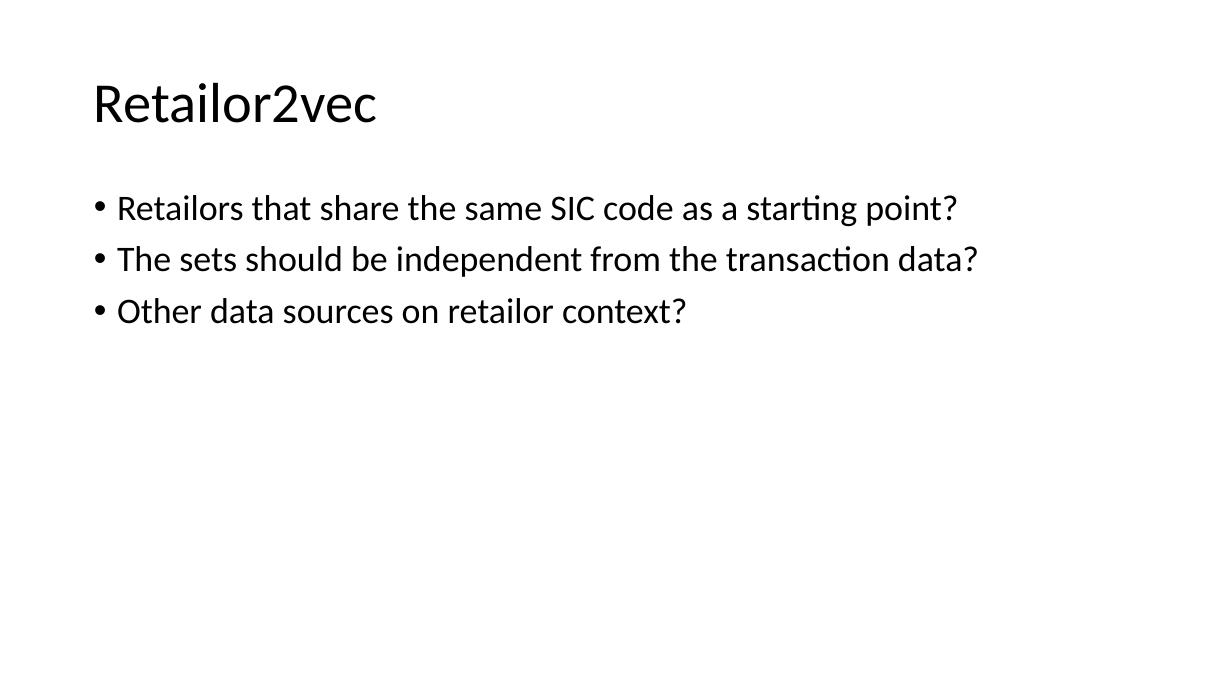
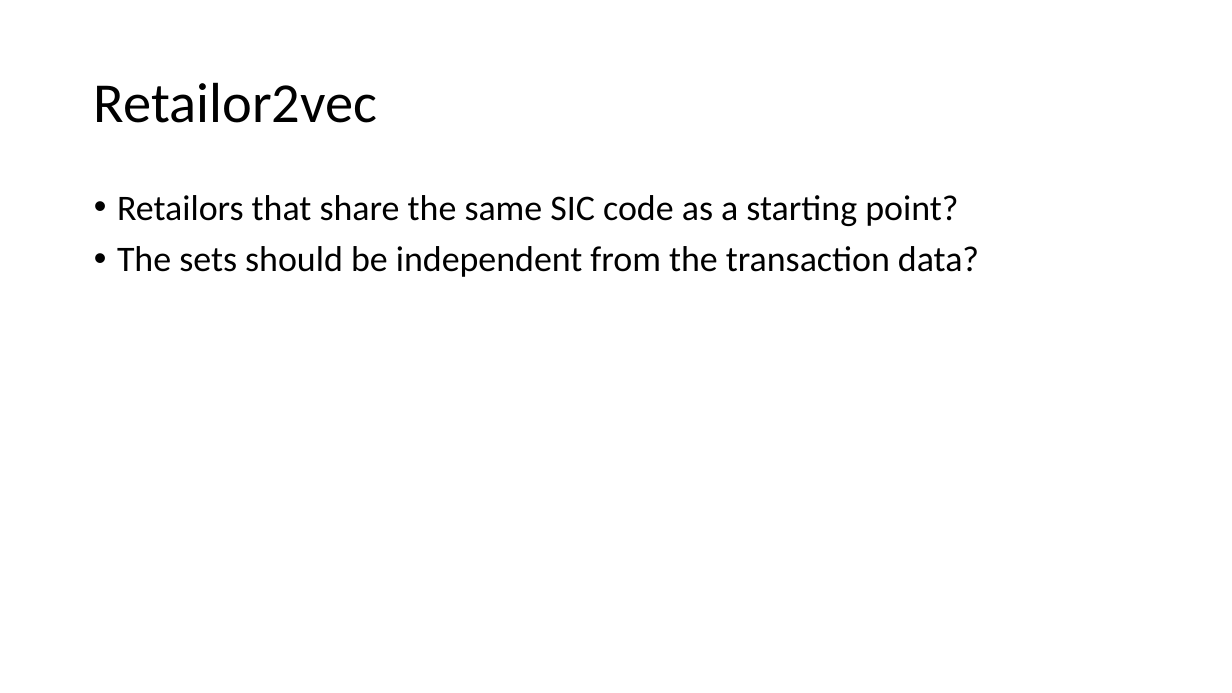
Before and after one commit to rui-zhang-ocean/Predict_Transactions, a slide deck: slide 9 of literatures/word2vec_item2vec_summary.pptx. Drawn at 1232x693 pixels with LibreOffice and Linux fonts; fonts in the diff are those of the drawing. Boxes give left, top, right and bottom in pixels: in the first picture for what was removed or moved away, otherwise in the second. Text is boxed around its words. In the diff, an @@ line names an element or a change of style, - is before the commit and + after.

Commit message:
update ppt

```diff
--- a/literatures/word2vec_item2vec_summary.pptx
+++ b/literatures/word2vec_item2vec_summary.pptx
@@ text at [117,298,688,324]: paragraph removed @@
-• Other data sources on retailor context?
```
